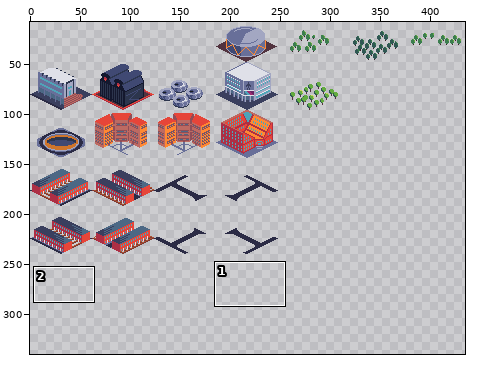
A pixel-art file gets an edit: Buildings.aseprite. Above, an overview of the earlier version with the close-up marked.
Close-up. The starting point:
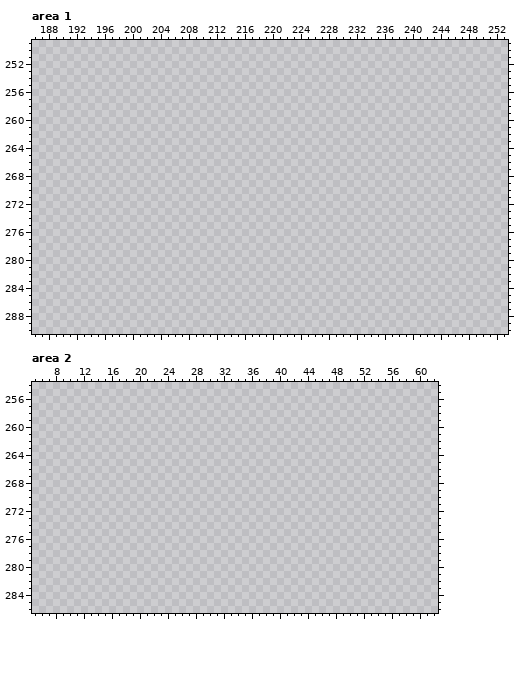
558x432 pixels, 1 frame. Shown: area 1: x 186..253, y 249..290; area 2: x 5..62, y 254..286. The wide view leaves out empty margins. The commit also changed other parts of the picture, which this record leaves out.
New version:
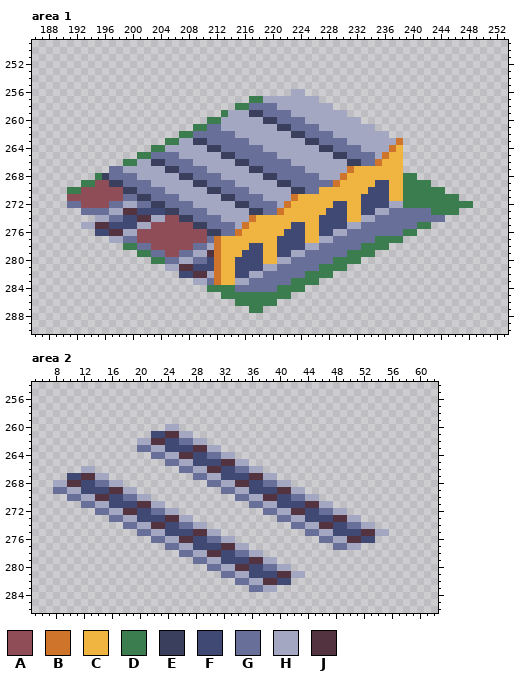
Palette (. is transparent): A #8f4d57  B #cf752b  C #f0b541  D #3b7d4f  E #3a3f5e  F #404973  G #686f99  H #a3a7c2  J #52333f
From old to new:
Area 1, layer "Buildings":
y 256: x 223..224 .. -> HH
y 257: x 217..226 .......... -> DDHHHHHHHH
y 258: x 215..228 .............. -> DDGGGGHHHHHHHH
y 259: x 213..230 .................. -> DHHHEEGGGGHHHHHHHH
y 260: x 211..232 ...................... -> DDHHHHHHEEGGGGHHHHHHHH
y 261: x 209..234 .......................... -> DDGGHHHHHHHHEEGGGGHHHHHHHH
y 262: x 207..236 .............................. -> DDGGGGGGHHHHHHHHEEGGGGHHHHHHHH
y 263: x 205..238 .................................. -> DDHHEEGGGGGGHHHHHHHHEEGGGGHHHHHHHB
y 264: x 203..238 .................................... -> DDHHHHHHEEGGGGGGHHHHHHHHEEGGGGHHHHBC
y 265: x 201..238 ...................................... -> DDGGGGHHHHHHEEGGGGGGHHHHHHHHEEGGGGHBCC
y 266: x 199..238 ........................................ -> DDHHEEGGGGHHHHHHEEGGGGGGHHHHHHHHEEGGBCCC
y 267: x 197..238 .......................................... -> GGHHHHHHEEGGGGHHHHHHEEGGGGGGHHHHHHBCCCCCCC
y 268: x 195..240 .............................................. -> DEGGGGHHHHHHEEGGGGHHHHHHEEGGGGGGHHHBCCCCCCCCDD
y 269: x 193..242 .................................................. -> DDAAEEGGGGHHHHHHEEGGGGHHHHHHEEGGGGGGBCCCCCFFCCDDDD
y 270: x 191..244 ...................................................... -> DDAAAAAAEEGGGGHHHHHHEEGGGGHHHHHHEEGGCCCCCCCFFFCCDDDDDD
y 271: x 191..246 ........................................................ -> AAAAAAAAGGEEGGGGHHHHHHEEGGGGHHHHBCCCCCCCCCFFFFCCDDDDDDDD
y 272: x 191..248 .......................................................... -> GGAAAAGGHHGGEEGGGGHHHHHHEEGGGGHBCCCCCCFFCCFFFFHHDDDDDDDDDD
y 273: x 193..246 ...................................................... -> GGGGHHJJFFFFEEGGGGHHHHHHEEGGBCCCCCCFFFCCFFHHGGGGGGDDDD
y 274: x 195..244 .................................................. -> HHGGFFJJHHAAEEGGGGHHHHBCCCCCCCCCFFFFCCHHGGGGGGGGGG
y 275: x 193..242 .................................................. -> HHJJFFFFHHAAAAAAEEGGGGHBCCCCCCFFCCFFFFHHGGGGGGGGDD
y 276: x 195..240 .............................................. -> FFJJHHAAAAAAAAAAEEGGBCCCCCCFFFCCFFHHGGGGGGGGDD
y 277: x 197..238 .......................................... -> HHGGAAAAAAAAAAGBCCCCCCCCFFFFCCHHGGGGGGDDDD
y 278: x 199..236 ...................................... -> DDGGAAAAAAGGHBCCCCFFCCFFFFHHGGGGGGDDDD
y 279: x 201..234 .................................. -> DDGGAAGGHHJBCCCFFFCCFFHHGGGGGGDDDD
y 280: x 203..232 .............................. -> DDGGHHGGFBCCFFFFCCHHGGGGGGDDDD
y 281: x 205..230 .......................... -> HHJJFFFBCCFFFFHHGGGGGGDDDD
y 282: x 207..228 ...................... -> FFJJHBCCFFHHGGGGGGDDDD
y 283: x 209..226 .................. -> HHGBCCHHGGGGGGDDDD
y 284: x 211..224 .............. -> DDDDGGGGGGDDDD
y 285: x 213..222 .......... -> DDDDDDDDDD
y 286: x 215..220 ...... -> DDDDDD
y 287: x 217..218 .. -> DD
Area 2, layer "Buildings":
y 260: x 24..25 .. -> HH
y 261: x 22..27 ...... -> FFJJHH
y 262: x 20..29 .......... -> HHJJFFGGHH
y 263: x 20..31 ............ -> GGHHFFFFJJHH
y 264: x 22..33 ............ -> GGHHJJFFGGHH
y 265: x 24..35 ............ -> GGHHFFFFJJHH
y 266: x 12..13 .. -> HH; x 26..37 ............ -> GGHHJJFFGGHH
y 267: x 10..15 ...... -> FFJJHH; x 28..39 ............ -> GGHHFFFFJJHH
y 268: x 8..17 .......... -> HHJJFFGGHH; x 30..41 ............ -> GGHHJJFFGGHH
y 269: x 8..19 ............ -> GGHHFFFFJJHH; x 32..43 ............ -> GGHHFFFFJJHH
y 270: x 10..21 ............ -> GGHHJJFFGGHH; x 34..45 ............ -> GGHHJJFFGGHH
y 271: x 12..23 ............ -> GGHHFFFFJJHH; x 36..47 ............ -> GGHHFFFFJJHH
y 272: x 14..25 ............ -> GGHHJJFFGGHH; x 38..49 ............ -> GGHHJJFFGGHH
y 273: x 16..27 ............ -> GGHHFFFFJJHH; x 40..51 ............ -> GGHHFFFFJJHH
y 274: x 18..29 ............ -> GGHHJJFFGGHH; x 42..53 ............ -> GGHHJJFFGGHH
y 275: x 20..31 ............ -> GGHHFFFFJJHH; x 44..55 ............ -> GGHHFFFFJJHH
y 276: x 22..33 ............ -> GGHHJJFFGGHH; x 46..53 ........ -> GGHHJJFF
y 277: x 24..35 ............ -> GGHHFFFFJJHH; x 48..51 .... -> GGHH
y 278: x 26..37 ............ -> GGHHJJFFGGHH
y 279: x 28..39 ............ -> GGHHFFFFJJHH
y 280: x 30..41 ............ -> GGHHJJFFGGHH
y 281: x 32..43 ............ -> GGHHFFFFJJHH
y 282: x 34..41 ........ -> GGHHJJFF
y 283: x 36..39 .... -> GGHH
